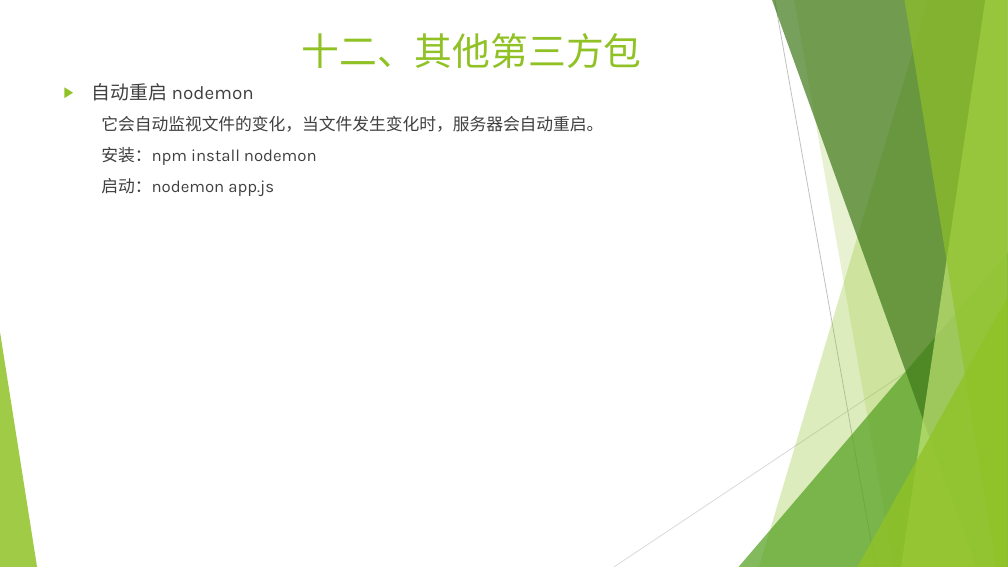
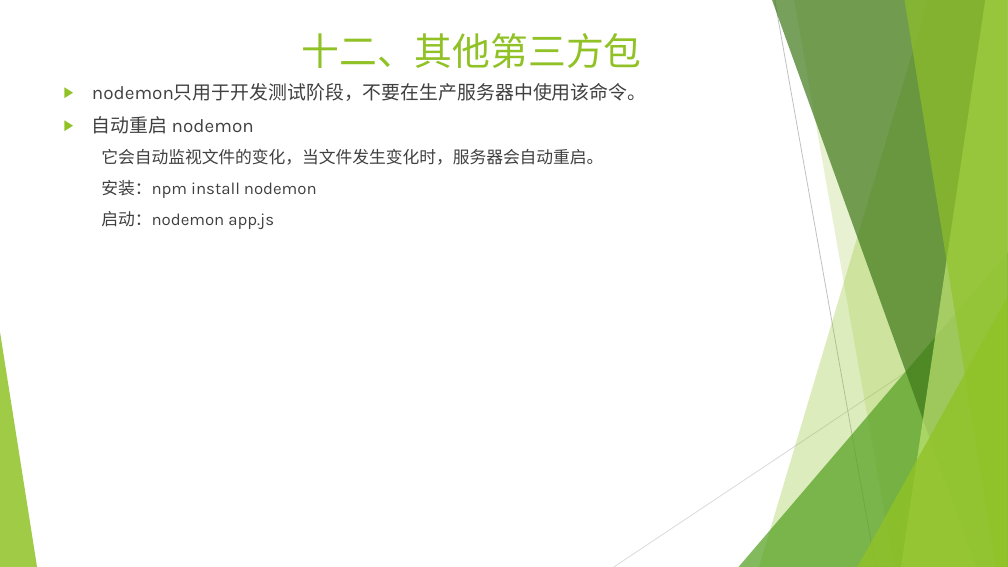
Before and after one commit to zhengpj95/nodejs_tutorial, a slide deck: slide 26 of NodeJS学习.pptx. Drawn at 1008x567 pixels with LibreOffice and Linux fonts; fonts in the diff are those of the drawing. Boxes give left, top, right and bottom in pixels: in the first picture for what was removed or moved away, otherwise in the second. Text is boxed around its words. In the diff, an @@ line names an element or a change of style, - is before the commit and + after.

```diff
--- a/NodeJS学习.pptx
+++ b/NodeJS学习.pptx
@@ text at box(92, 83, 647, 101): paragraph added @@
+▶ nodemon只用于开发测试阶段，不要在生产服务器中使用该命令。
```
Also in this commit, not shown: 2 other slides changed.
